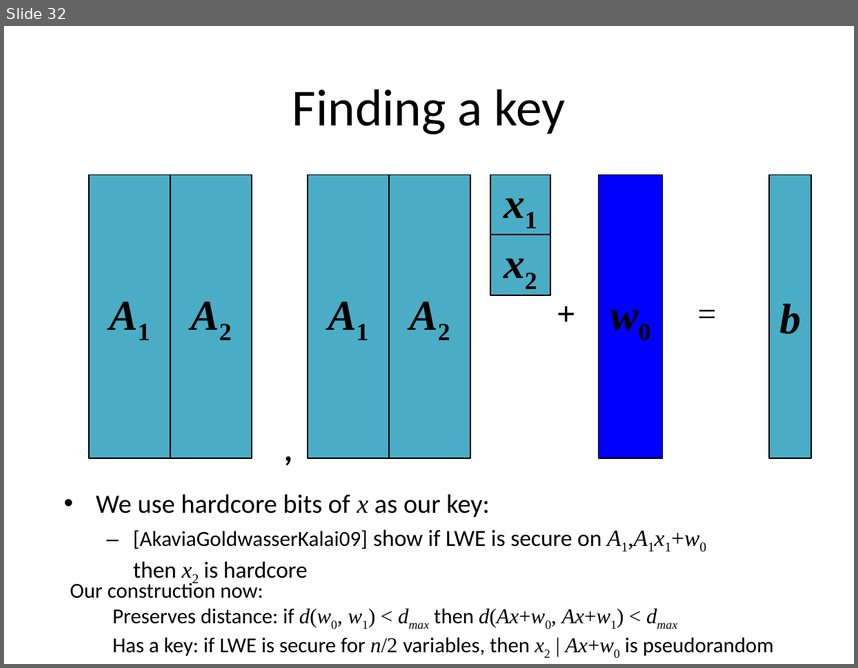
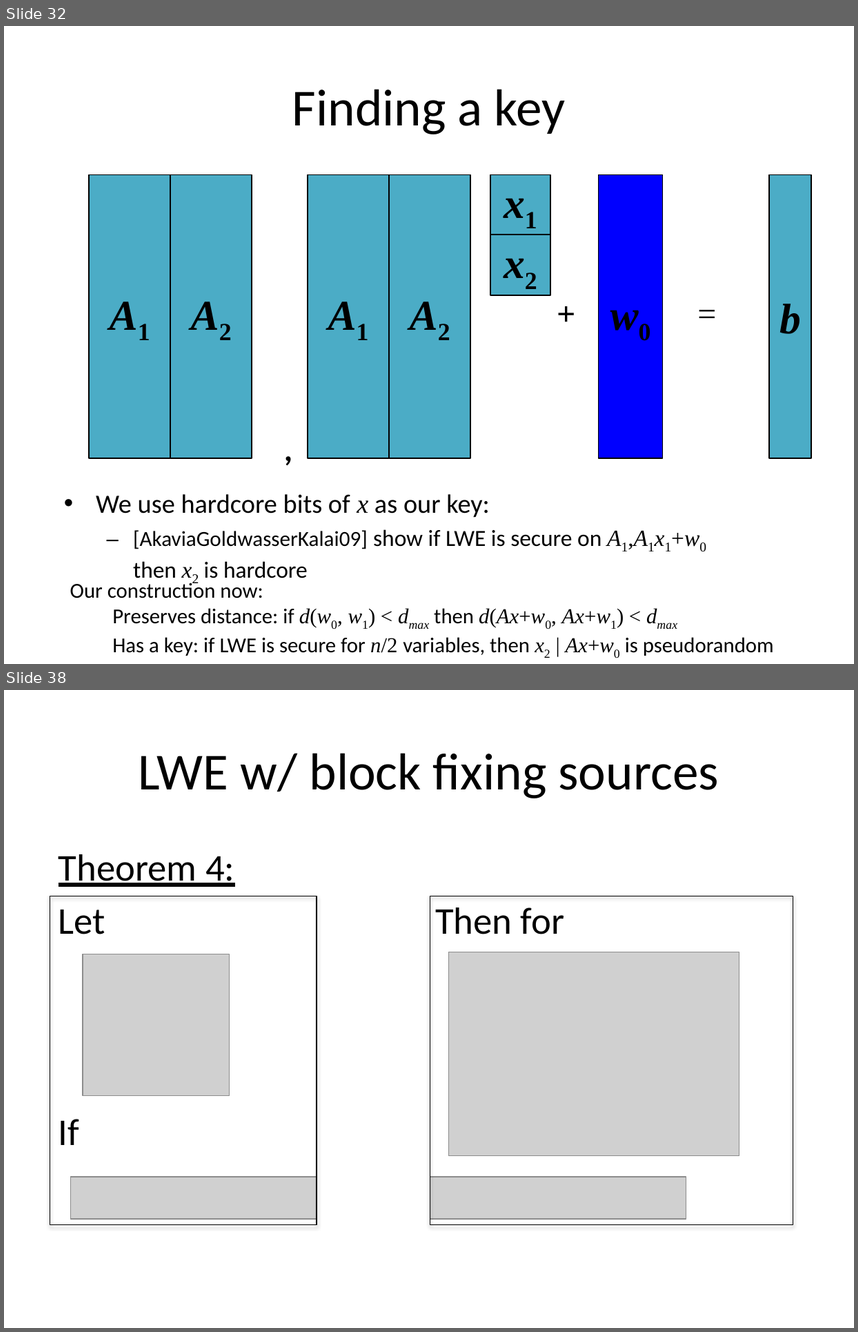
Before and after one commit to xianruimeng/comp-fuzzy-ext, a slide deck: ComputationalFuzzyExtractors.pptx. Shown one above the other, each under a label of ours: slide 32 before the commit, slides 32 and 38 after it; the slides between them are not shown. The pictures are 858x668 and 858x1332 pixels, drawn with LibreOffice and Linux fonts; fonts in the diff are those of the drawing; grey boxes stand for pictures. Boxes give left, top, right and bottom in pixels: in the first picture for what was removed or moved away, otherwise in the second. Text is boxed around its words. In the diff, an @@ line names an element or a change of style, - is before the commit and + after.

```diff
--- a/ComputationalFuzzyExtractors.pptx
+++ b/ComputationalFuzzyExtractors.pptx
@@ slide 38 added at (4,690,854,1328), background #FFFFFF @@
@@ title added at (139,753,718,798), 44 pt, text #000000 @@
+LWE w/ block fixing sources
@@ text added at (59,854,234,1145), 32 pt, text #000000, underline @@
+Theorem 4:
+Let
+If
@@ rectangle added at (50,896,317,1225), outline #000000 0.75 pt @@
@@ rectangle added at (430,896,793,1225), outline #000000 0.75 pt @@
@@ text added at (435,907,564,934), 32 pt, text #000000 @@
+Then for
@@ picture added at (82,954,229,1096) @@
@@ picture added at (448,952,740,1156) @@
@@ picture added at (70,1176,317,1219) @@
@@ picture added at (430,1176,686,1219) @@
```
Also in this commit, not shown: 1 slide changed, 6 other slides added, 2 slides removed, 1 other file.
